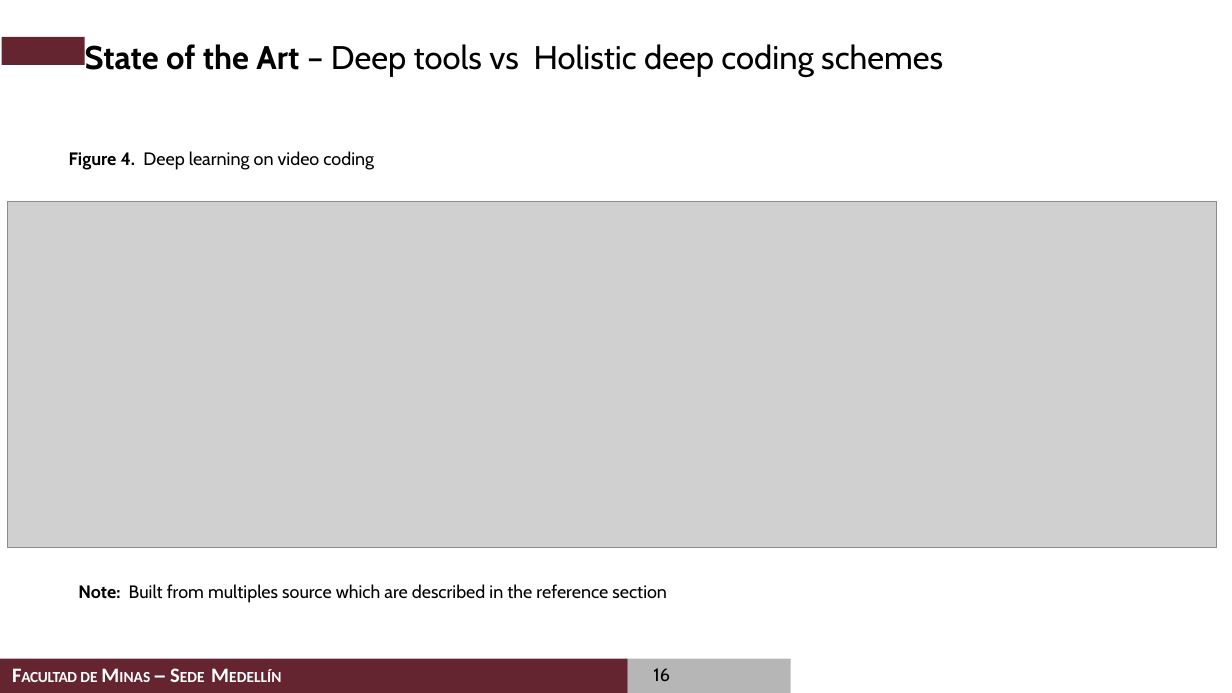
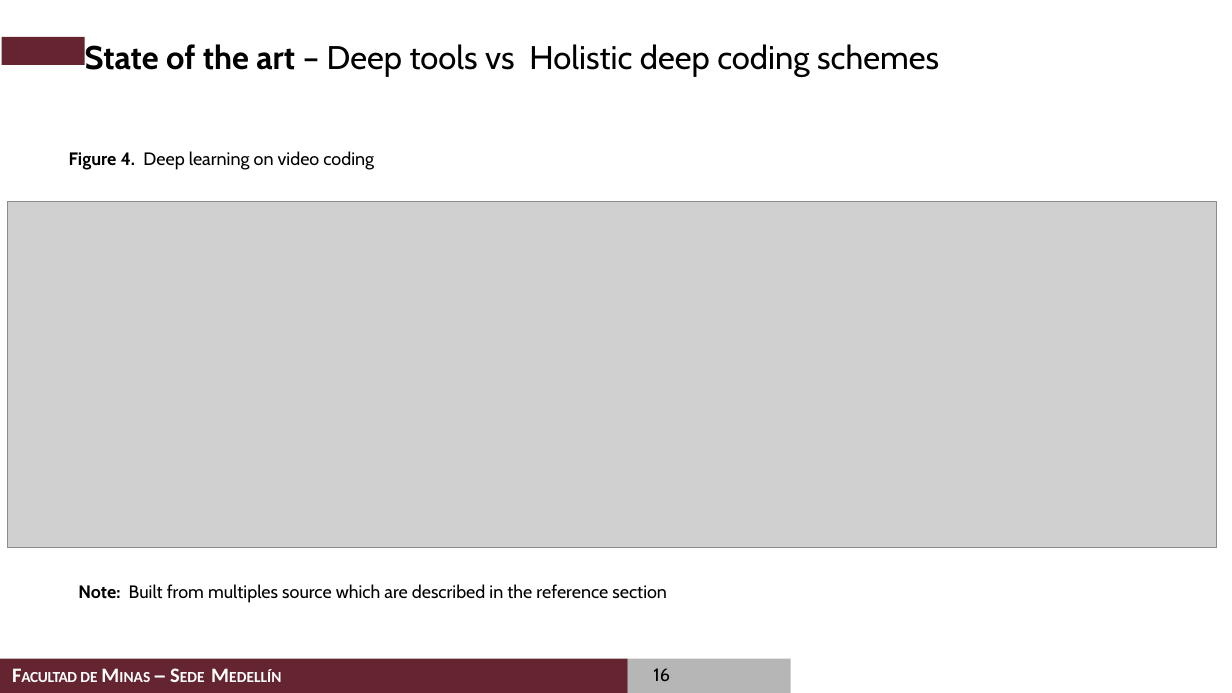
Before and after one commit to casalazarh/Examen-de-Calificacion-2020, a slide deck: slide 16 of presentation/Examen de Calificacion de Doctorado_Carlos_Alberto_Salazar.pptx. Drawn at 1232x693 pixels with LibreOffice and Linux fonts; fonts in the diff are those of the drawing; grey boxes stand for pictures; background and template pictures are left out. Boxes give left, top, right and bottom in pixels: in the first picture for what was removed or moved away, otherwise in the second. Text is boxed around its words. In the diff, an @@ line names an element or a change of style, - is before the commit and + after.

```diff
--- a/presentation/Examen de Calificacion de Doctorado_Carlos_Alberto_Salazar.pptx
+++ b/presentation/Examen de Calificacion de Doctorado_Carlos_Alberto_Salazar.pptx
@@ title at bbox=[85, 44, 939, 77]: text changed @@
-State of the Art – Deep tools vs Holistic deep coding schemes
+State of the art – Deep tools vs Holistic deep coding schemes
```
Also in this commit, not shown: 2 other slides changed.
